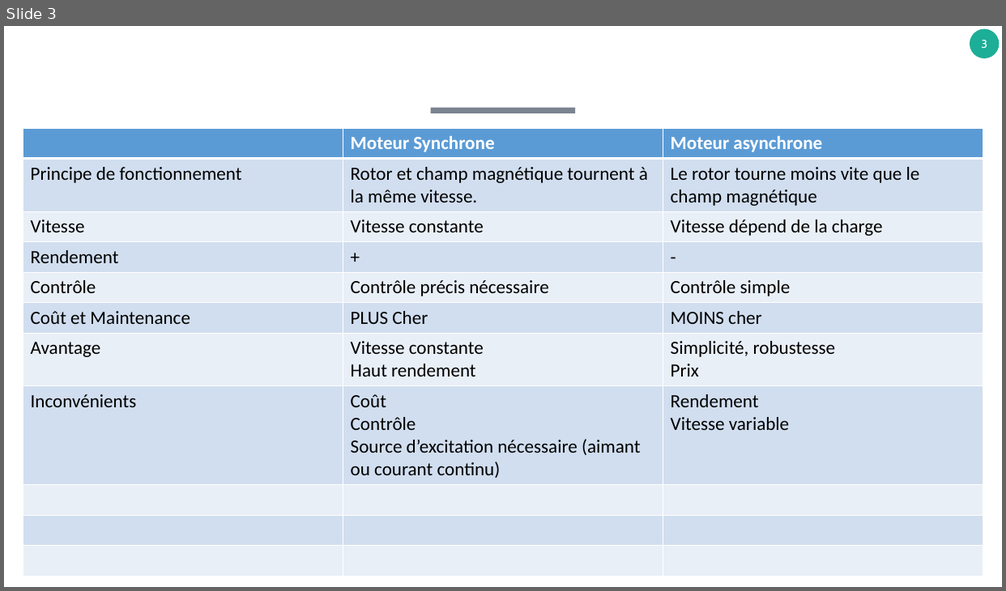
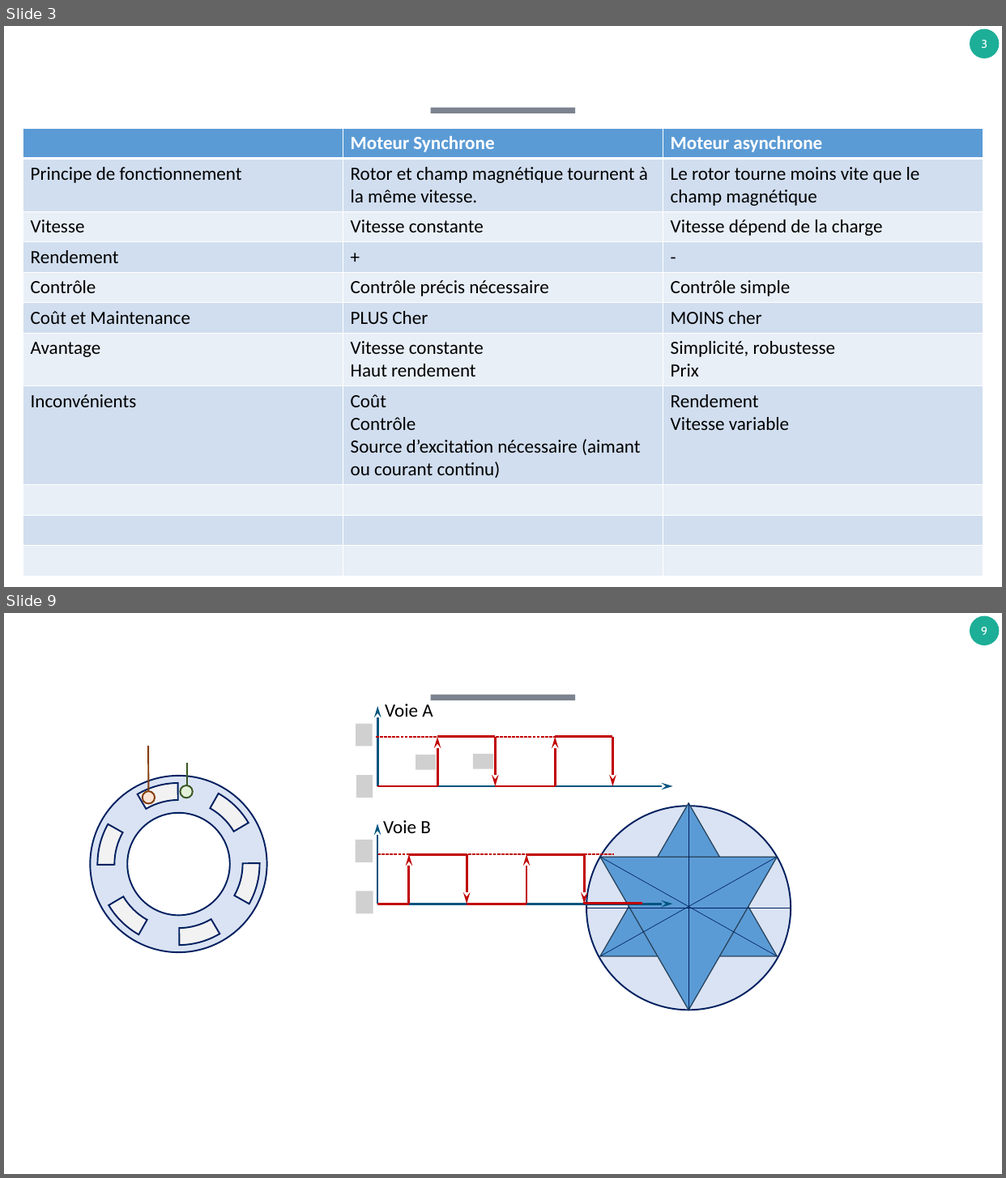
Before and after one commit to xpessoles/PSI_Preparation_Oral, a slide deck: Fiches_Protocoles_Techno/Fiches_Technologie.pptx. Shown one above the other, each under a label of ours: slide 3 before the commit, slides 3 and 9 after it; the slides between them are not shown. The pictures are 1006x591 and 1006x1178 pixels, drawn with LibreOffice and Linux fonts; fonts in the diff are those of the drawing; grey boxes stand for pictures. Boxes give left, top, right and bottom in pixels: in the first picture for what was removed or moved away, otherwise in the second. Text is boxed around its words. In the diff, an @@ line names an element or a change of style, - is before the commit and + after.

```diff
--- a/Fiches_Protocoles_Techno/Fiches_Technologie.pptx
+++ b/Fiches_Protocoles_Techno/Fiches_Technologie.pptx
@@ slide 9 added at <box>4,613,1002,1174</box>, background #FFFFFF; not listed: 2 template elements that a slide beside it also shows @@
@@ arch (boxed as its full ring) added at <box>68,753,290,975</box>, fill #F2F2F2, outline #002060 1.5 pt @@
@@ arch (boxed as its full ring) added at <box>68,753,290,975</box>, fill #F2F2F2, outline #002060 1.5 pt @@
@@ arch (boxed as its full ring) added at <box>68,753,290,975</box>, fill #F2F2F2, outline #002060 1.5 pt @@
@@ arch (boxed as its full ring) added at <box>68,753,290,975</box>, fill #F2F2F2, outline #002060 1.5 pt @@
@@ line added from (148, 791) to (148, 746), #843C0B 1.5 pt @@
@@ group added at <box>355,704,673,914</box>: 12 arrows, 11 lines, 6 pictures, 2 texts @@
+Voie A
+Voie B
@@ ellipse added at <box>90,776,266,952</box>, fill #DAE3F3, outline #002060 1.5 pt @@
@@ line added from (187, 786) to (187, 764), #385723 1.5 pt @@
@@ arch (boxed as its full ring) added at <box>98,783,260,945</box>, fill #F2F2F2, outline #002060 1.5 pt @@
@@ arch (boxed as its full ring) added at <box>98,783,260,945</box>, fill #F2F2F2, outline #002060 1.5 pt @@
@@ ellipse added at <box>143,791,155,804</box>, fill #FBE5D6, outline #843C0B 1.5 pt @@
@@ ellipse added at <box>180,786,193,798</box>, fill #E2F0D9, outline #385723 1.5 pt @@
@@ ellipse added at <box>586,806,791,1011</box>, fill #DAE3F3, outline #002060 1.5 pt @@
@@ triangle added at <box>601,803,778,956</box>, fill #5B9BD5, outline #28445D 1 pt @@
@@ line added from (689, 803) to (689, 1011), #002060 0.5 pt @@
@@ ellipse added at <box>127,813,230,915</box>, fill #FFFFFF, outline #002060 1.5 pt @@
@@ triangle added at <box>601,857,778,1011</box>, fill #5B9BD5, outline #28445D 1 pt @@
@@ line added from (778, 956) to (601, 857), #002060 0.5 pt @@
@@ line added from (601, 956) to (778, 857), #002060 0.5 pt @@
@@ line added from (586, 908) to (791, 908), #002060 0.5 pt @@
```
Also in this commit, not shown: 8 other slides added, 1 other file.
